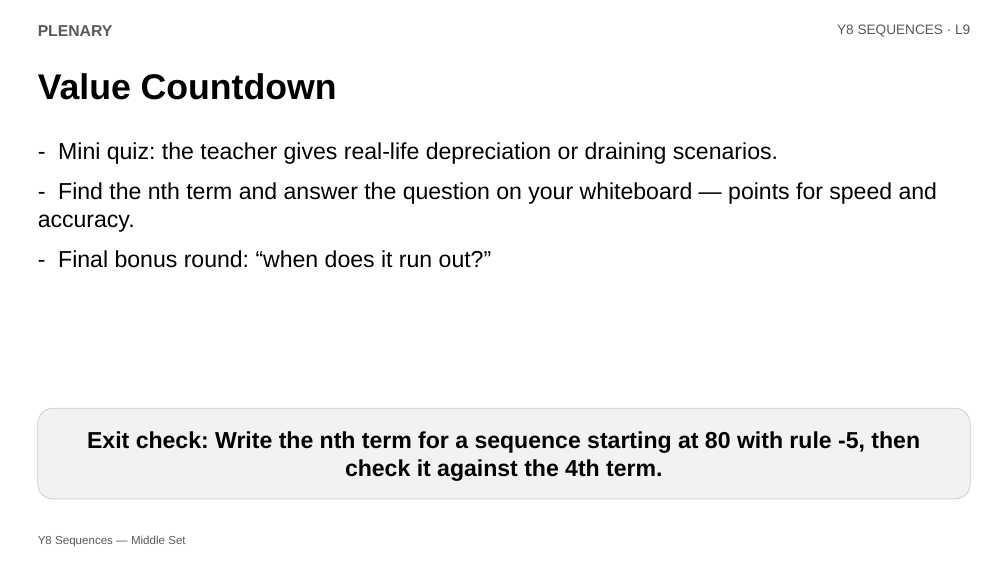
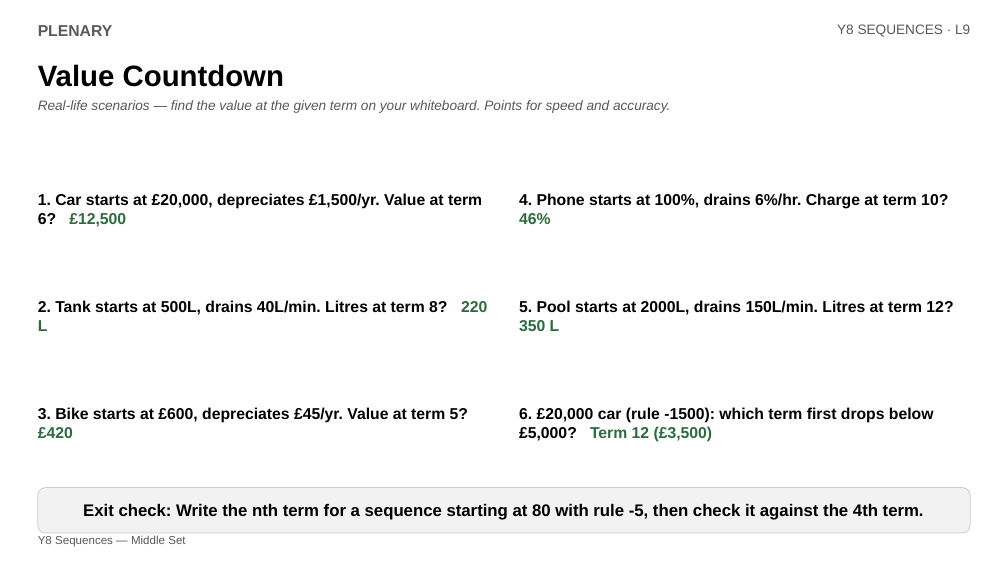
Before and after one commit to Cindylovestoeatfish/5MinuteMathsTeacher, a slide deck: slide 8 of resources/year8/L9_Descending_Sequences_and_the_nth_Term.pptx. Drawn at 1008x567 pixels with LibreOffice and Linux fonts; fonts in the diff are those of the drawing. Boxes give left, top, right and bottom in pixels: in the first picture for what was removed or moved away, otherwise in the second. Text is boxed around its words. In the diff, an @@ line names an element or a change of style, - is before the commit and + after.

```diff
--- a/resources/year8/L9_Descending_Sequences_and_the_nth_Term.pptx
+++ b/resources/year8/L9_Descending_Sequences_and_the_nth_Term.pptx
@@ text "Value Countdown": place and size @@
-text "Value Countdown" at [38, 73, 337, 100]
+text "Value Countdown" at [38, 64, 284, 87]
@@ text "Value Countdown" at [38, 64, 284, 87]: size 34 to 28 pt @@
@@ text added at [38, 100, 670, 113], 13 pt, text #595959, italic @@
+Real-life scenarios — find the value at the given term on your whiteboard. Points for speed and accuracy.
@@ text removed at [38, 142, 937, 268] @@
-- Mini quiz: the teacher gives real-life depreciation or draining scenarios.
-- Find the nth term and answer the question on your whiteboard — points for speed and accuracy.
-- Final bonus round: “when does it run out?”
@@ text added at [38, 193, 482, 227], 15 pt, text #000000, bold @@
+1. Car starts at £20,000, depreciates £1,500/yr. Value at term 6? £12,500
@@ text added at [519, 193, 948, 224], 15 pt, text #000000, bold @@
+4. Phone starts at 100%, drains 6%/hr. Charge at term 10? 46%
@@ text added at [38, 300, 487, 331], 15 pt, text #000000, bold @@
+2. Tank starts at 500L, drains 40L/min. Litres at term 8? 220 L
@@ text added at [519, 300, 953, 331], 15 pt, text #000000, bold @@
+5. Pool starts at 2000L, drains 150L/min. Litres at term 12? 350 L
@@ text added at [38, 407, 468, 438], 15 pt, text #000000, bold @@
+3. Bike starts at £600, depreciates £45/yr. Value at term 5? £420
@@ text added at [519, 407, 934, 442], 15 pt, text #000000, bold @@
+6. £20,000 car (rule -1500): which term first drops below £5,000? Term 12 (£3,500)
@@ rounded rectangle "Exit check: Write the nth ...": place and size @@
-rounded rectangle "Exit check: Write the nth ..." at [38, 408, 970, 499]
+rounded rectangle "Exit check: Write the nth ..." at [38, 488, 970, 533]
@@ rounded rectangle "Exit check: Write the nth ..." at [38, 488, 970, 533]: size 22 to 16 pt @@
```
Also in this commit, not shown: 12 other files.
